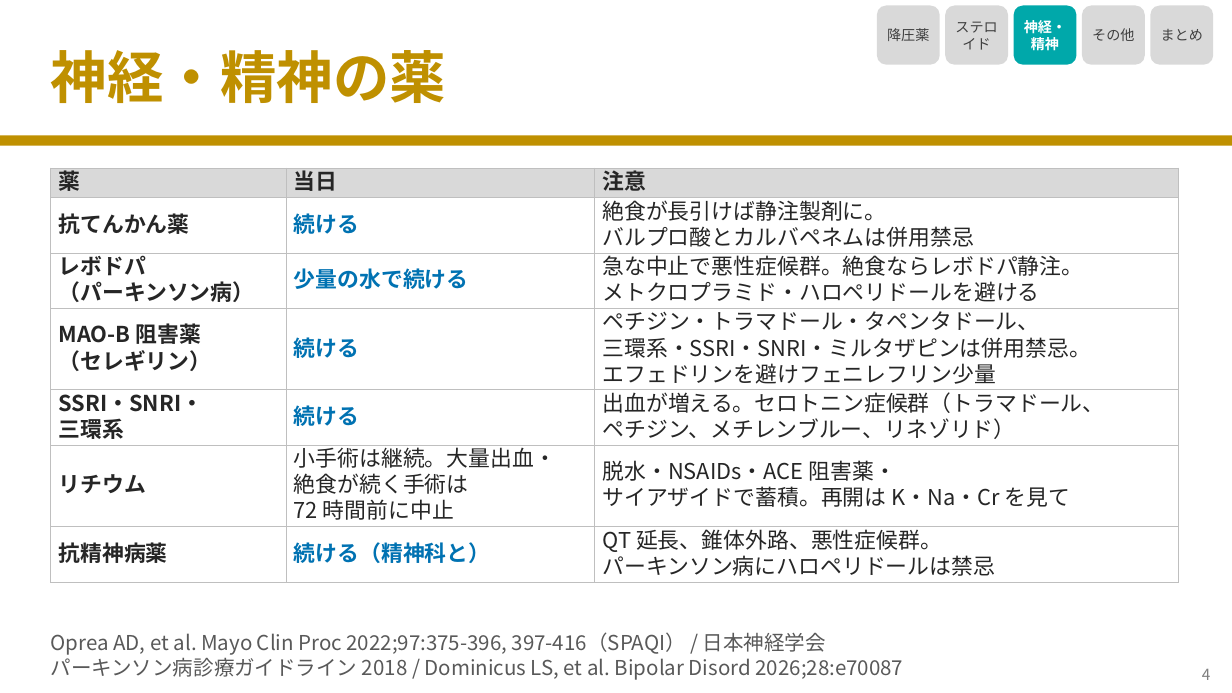
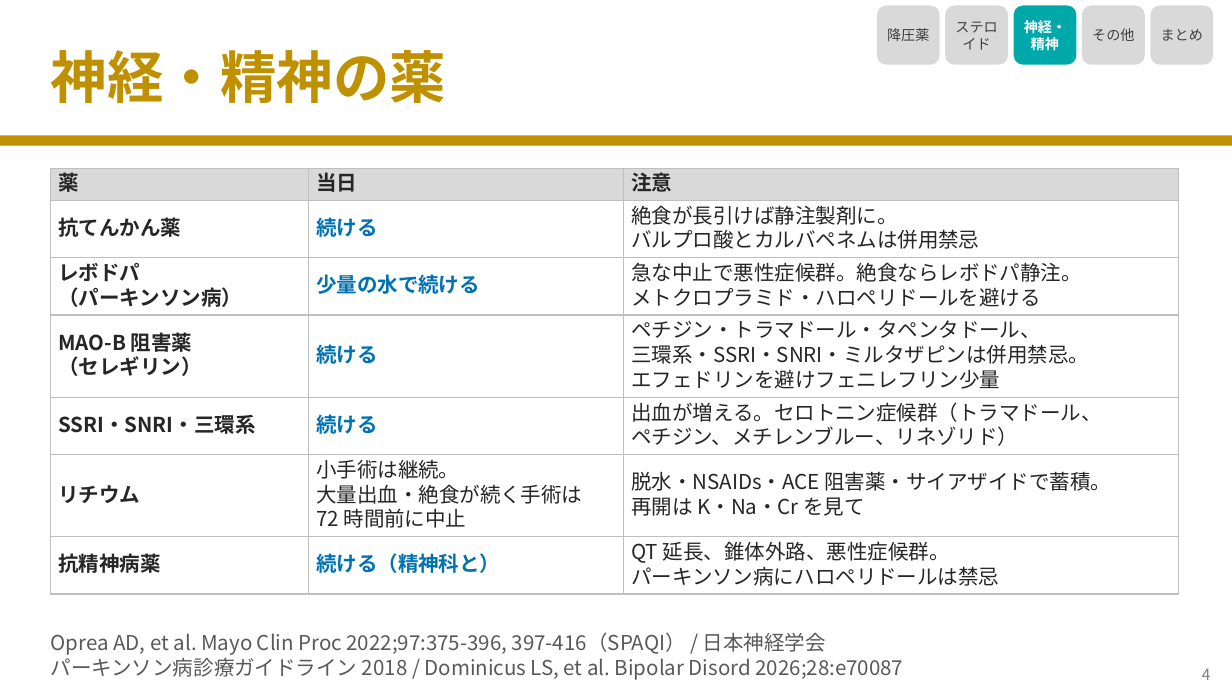
Before and after one commit to nobumitsu-3141/Anes-lecture, a slide deck: slide 5 of slides/4-14_other_chronic_drugs/4-14_other_chronic_drugs.pptx. Drawn at 1232x693 pixels with LibreOffice and Linux fonts; fonts in the diff are those of the drawing. Boxes give left, top, right and bottom in pixels: in the first picture for what was removed or moved away, otherwise in the second. Text is boxed around its words. In the diff, an @@ line names an element or a change of style, - is before the commit and + after.

```diff
--- a/slides/4-14_other_chronic_drugs/4-14_other_chronic_drugs.pptx
+++ b/slides/4-14_other_chronic_drugs/4-14_other_chronic_drugs.pptx
@@ table at bbox=[51, 168, 1178, 590] @@
-row 5, column 1: SSRI・SNRI・ / 三環系
+row 5, column 1: SSRI・SNRI・三環系
-row 6, column 2: 小手術は継続。大量出血・ / 絶食が続く手術は / 72 時間前に中止
+row 6, column 2: 小手術は継続。 / 大量出血・絶食が続く手術は / 72 時間前に中止
-row 6, column 3: 脱水・NSAIDs・ACE 阻害薬・ / サイアザイドで蓄積。再開は K・Na・Cr を見て
+row 6, column 3: 脱水・NSAIDs・ACE 阻害薬・サイアザイドで蓄積。 / 再開は K・Na・Cr を見て
@@ size 17 to 16 pt in "薬", "当日", "注意", "抗てんかん薬" and 22 more places @@
@@ line spacing 20.4pt to 19.2pt @@
```
Also in this commit, not shown: 5 other slides changed, 4 other files.
